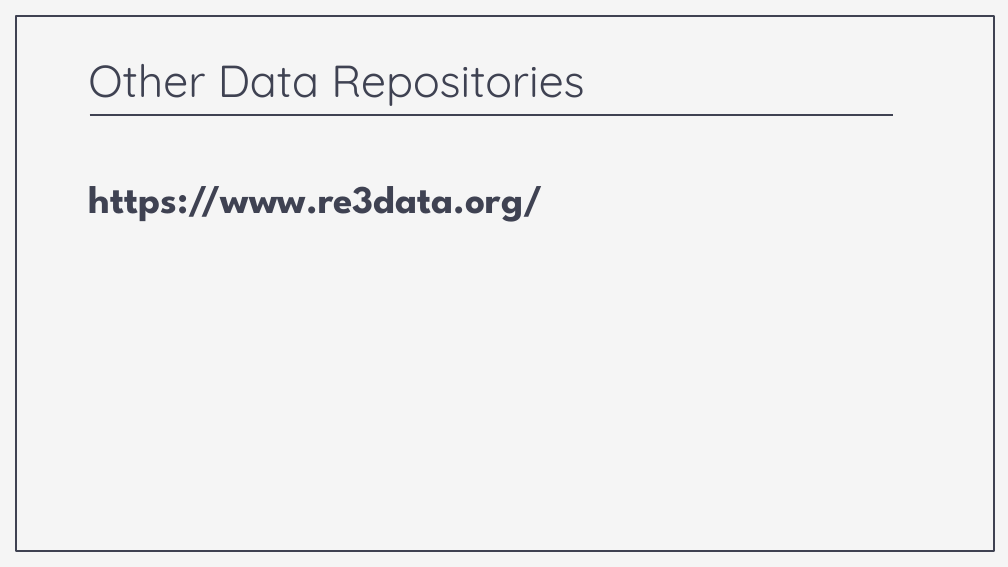
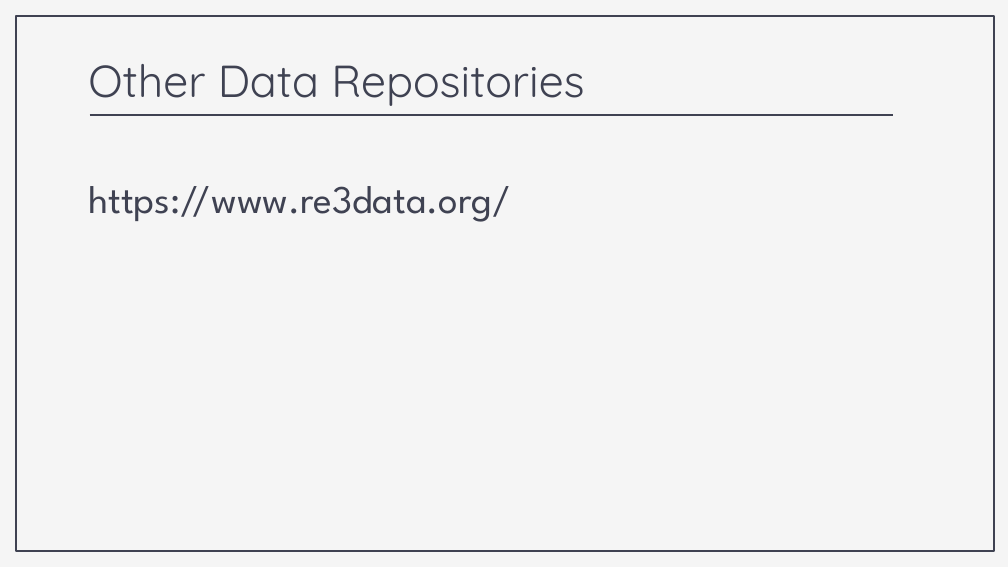
Before and after one commit to nickrochlin/rdm-jumpstart2, a slide deck: slide 30 of docs/files/Block6-1_Sharing-Deposit.pptx. Drawn at 1008x567 pixels with LibreOffice and Linux fonts; fonts in the diff are those of the drawing. Boxes give left, top, right and bottom in pixels: in the first picture for what was removed or moved away, otherwise in the second. Text is boxed around its words. In the diff, an @@ line names an element or a change of style, - is before the commit and + after.

```diff
--- a/docs/files/Block6-1_Sharing-Deposit.pptx
+++ b/docs/files/Block6-1_Sharing-Deposit.pptx
@@ subtitle "https://www.re3data.org/" at bbox=[88, 186, 511, 222]: bold off @@
```
Also in this commit, not shown: 1 other slide changed, 1 slide added, 2 slides removed, 24 other files.
